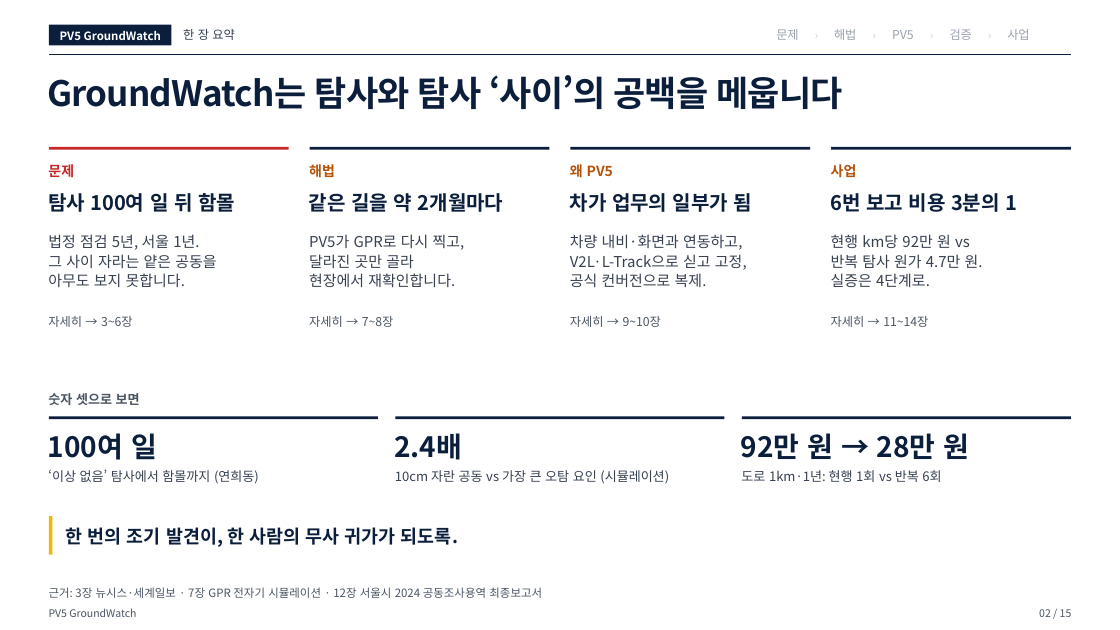
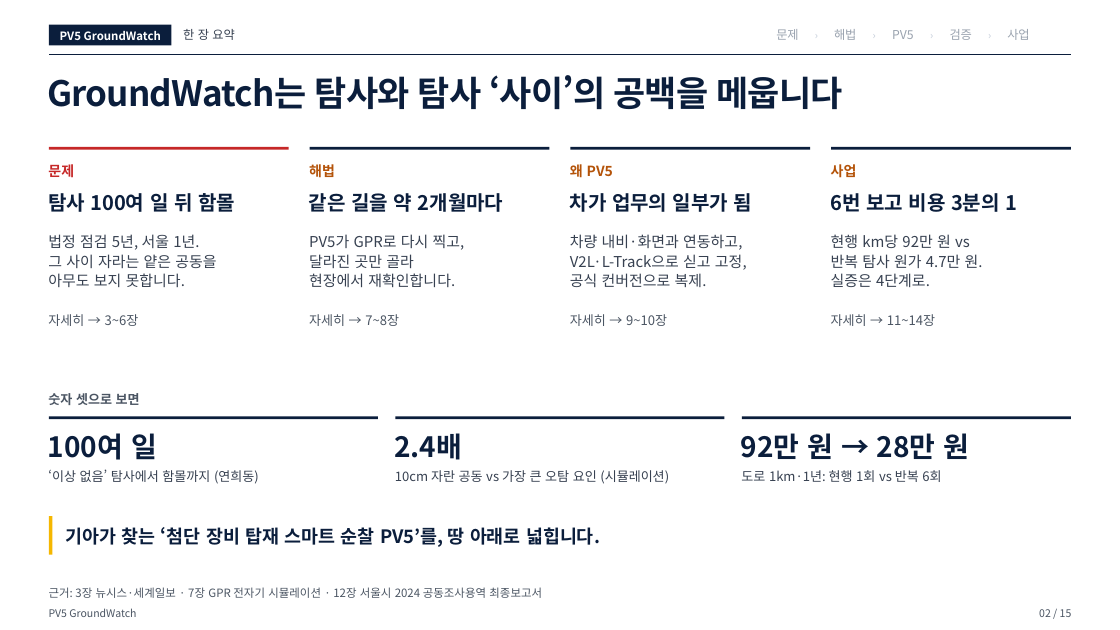
Before and after one commit to woojin-choe/pv5-hose-lab, a slide deck: slide 2 of ppt_all/PV5_GroundWatch_10_23.pptx. Drawn at 1120x630 pixels with LibreOffice and Linux fonts; fonts in the diff are those of the drawing. Boxes give left, top, right and bottom in pixels: in the first picture for what was removed or moved away, otherwise in the second. Text is boxed around its words. In the diff, an @@ line names an element or a change of style, - is before the commit and + after.

```diff
--- a/ppt_all/PV5_GroundWatch_10_23.pptx
+++ b/ppt_all/PV5_GroundWatch_10_23.pptx
@@ size 10.5 to 11.2 pt in 4 elements at [570, 314, 667, 326], [48, 314, 139, 326], [309, 314, 399, 326], [831, 314, 935, 326] @@
@@ text at [66, 527, 600, 547]: text changed @@
-한 번의 조기 발견이, 한 사람의 무사 귀가가 되도록.
+기아가 찾는 ‘첨단 장비 탑재 스마트 순찰 PV5’를, 땅 아래로 넓힙니다.
```
Also in this commit, not shown: 11 other slides changed, 18 other files.
